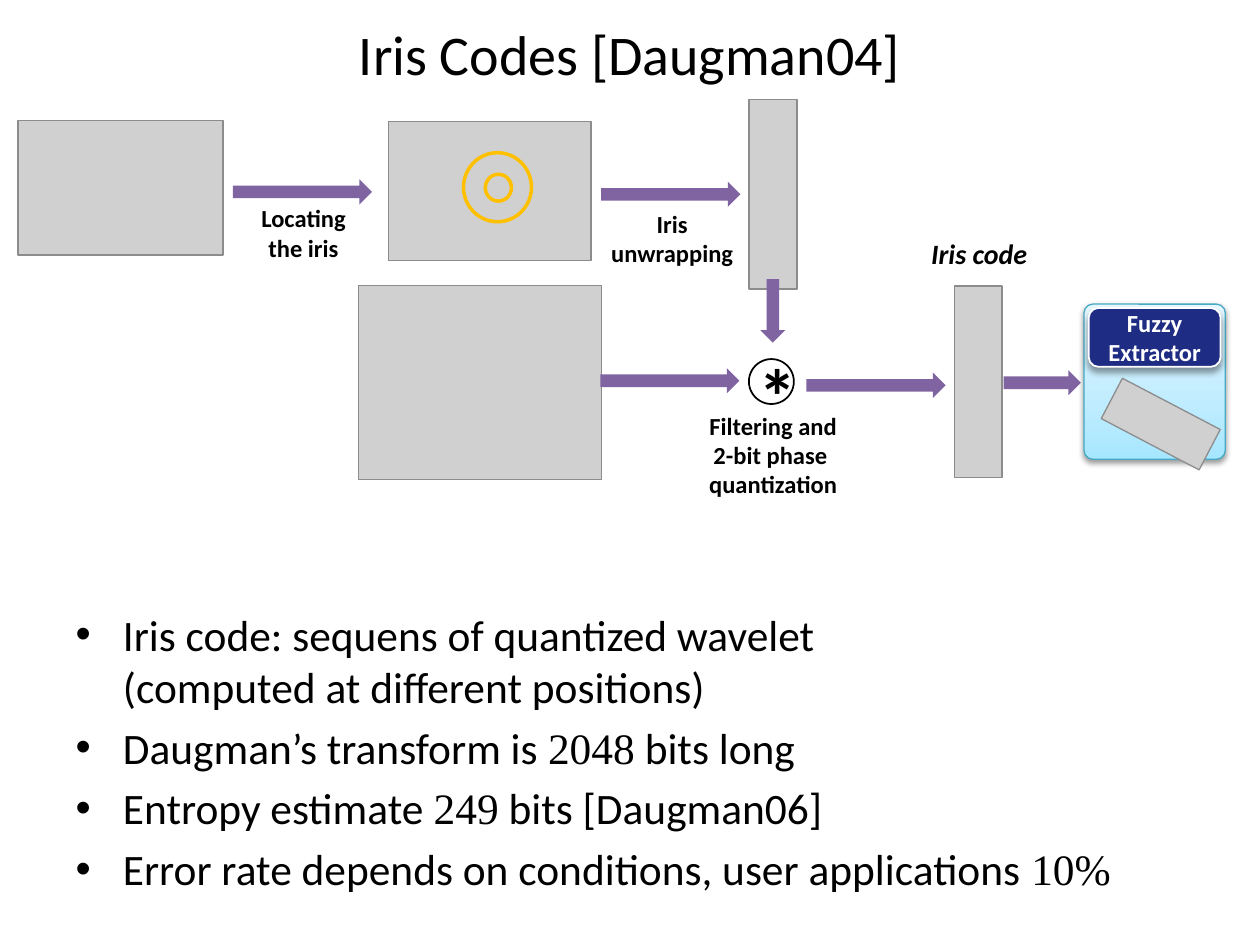
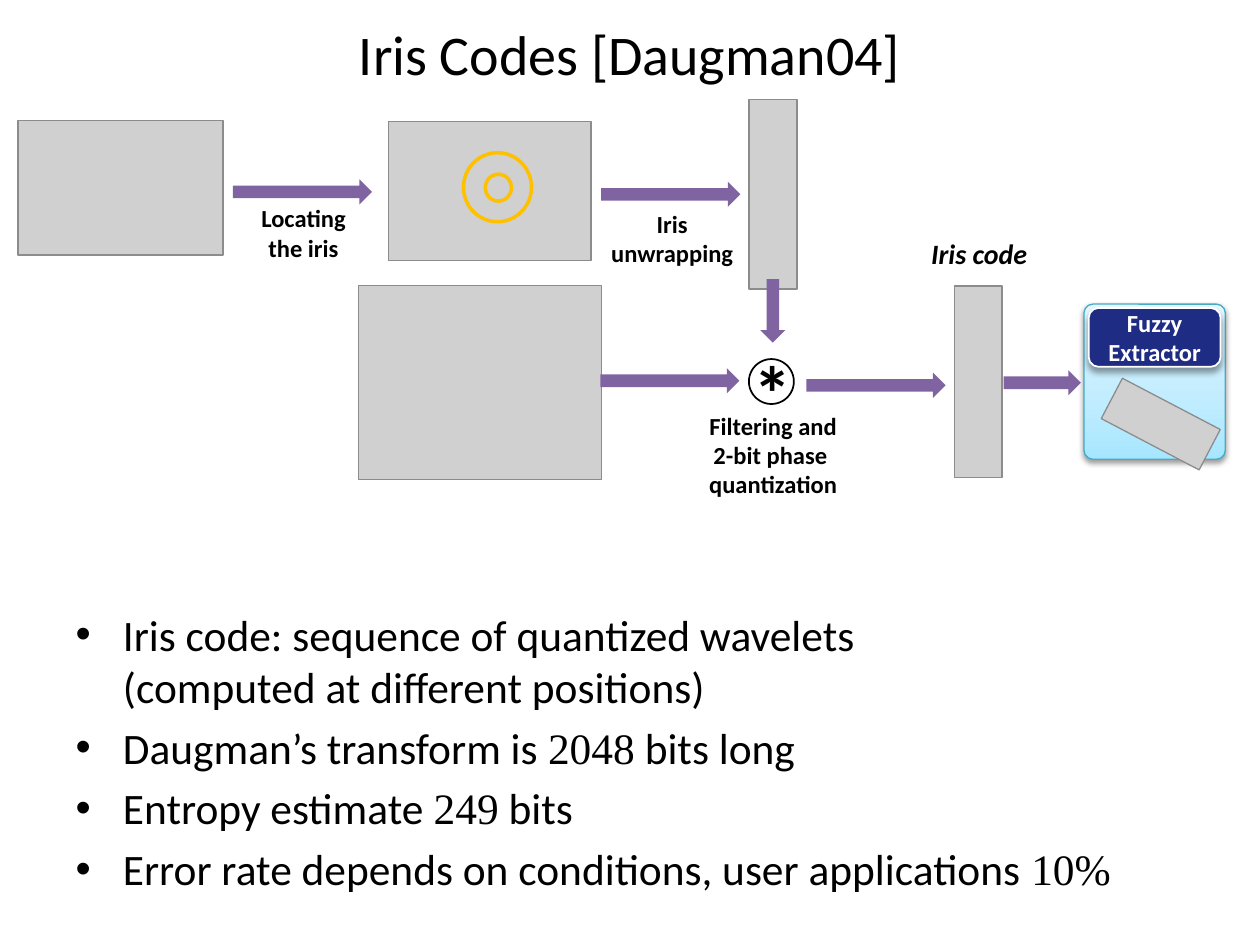
Before and after one commit to xianruimeng/comp-fuzzy-ext, a slide deck: slide 5 of Haifa-KeyDerivation.pptx. Drawn at 1260x945 pixels with LibreOffice and Linux fonts; fonts in the diff are those of the drawing; grey boxes stand for pictures. Boxes give left, top, right and bottom in pixels: in the first picture for what was removed or moved away, otherwise in the second. Text is boxed around its words. In the diff, an @@ line names an element or a change of style, - is before the commit and + after.

```diff
--- a/Haifa-KeyDerivation.pptx
+++ b/Haifa-KeyDerivation.pptx
@@ text "*": place and size @@
-text "*" at <box>746,341,774,447</box>
+text "*" at <box>741,339,769,445</box>
@@ text at <box>123,621,854,710</box>: text changed @@
-• Iris code: sequens of quantized wavelet
-  (computed at different positions)
+• Iris code: sequence of quantized wavelets
+  (computed at different positions)
@@ text at <box>123,794,573,831</box>: text changed @@
-• Entropy estimate 249 bits [Daugman06]
+• Entropy estimate 249 bits
```
Also in this commit, not shown: 9 other slides changed, 1 slide added.
